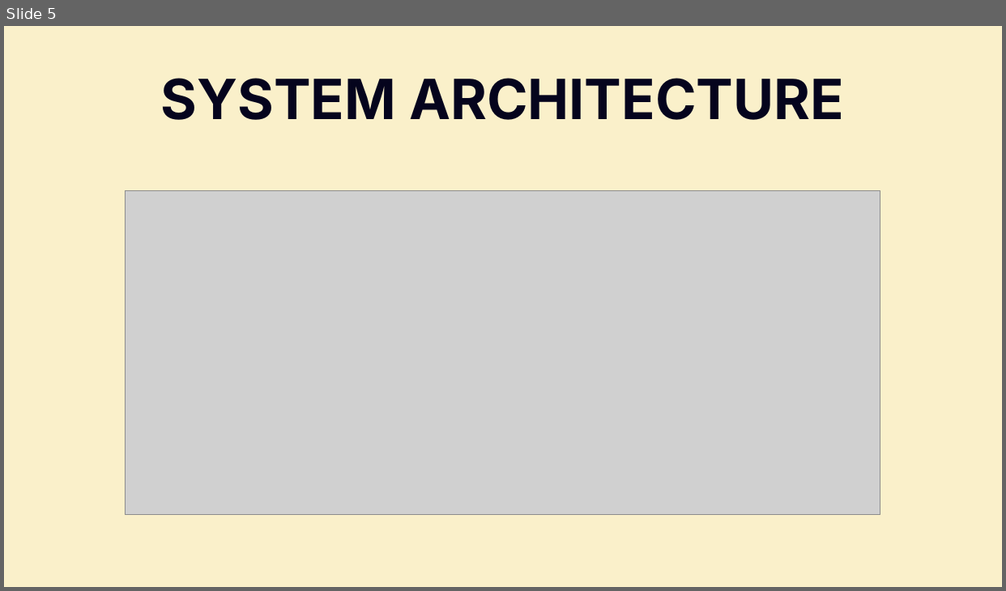
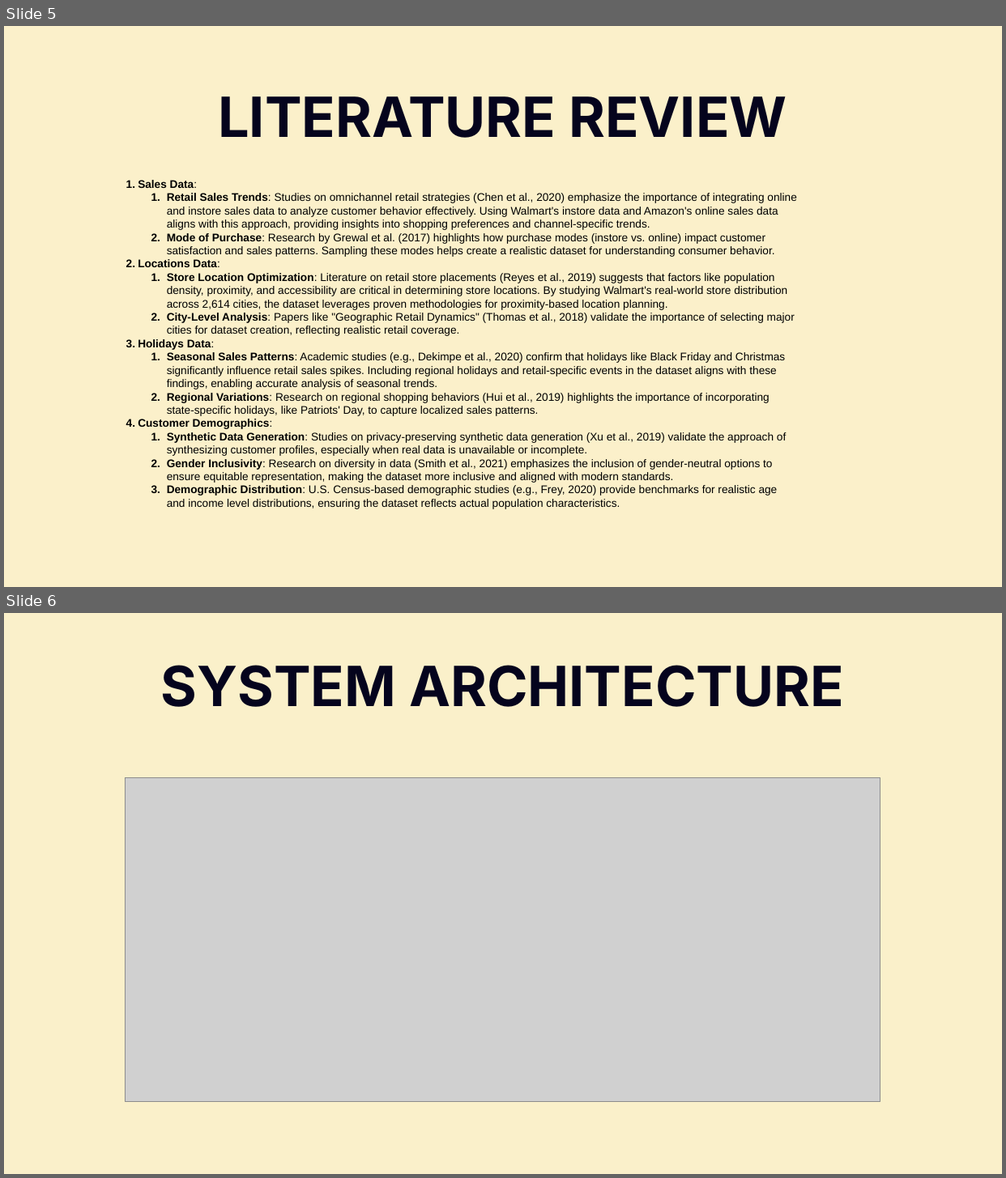
Before and after one commit to nair-j-karthik/DS-5110, a slide deck: Final Presenation DS5110.pptx. Shown one above the other, each under a label of ours: slide 5 before the commit, slides 5 and 6 after it. The pictures are 1006x591 and 1006x1178 pixels, drawn with LibreOffice and Linux fonts; fonts in the diff are those of the drawing; grey boxes stand for pictures. Boxes give left, top, right and bottom in pixels: in the first picture for what was removed or moved away, otherwise in the second. Text is boxed around its words. In the diff, an @@ line names an element or a change of style, - is before the commit and + after.

```diff
--- a/Final Presenation DS5110.pptx
+++ b/Final Presenation DS5110.pptx
@@ slide 5 added at [4, 26, 1002, 587], background #FBF0CA @@
@@ text added at [218, 96, 786, 138], 80 pt, text #05041D, bold @@
+LITERATURE REVIEW
@@ text added at [138, 180, 796, 510], 16 pt, text #000000 @@
+1. Sales Data:
+  1. Retail Sales Trends: Studies on omnichannel retail strategies (Chen et al., 2020) emphasize the importance of integrating online and instore sales data to analyze customer behavior effectively. Using Walmart's instore data and Amazon's online sales data aligns with this approach, providing insights into shopping preferences and channel-specific trends.
+  2. Mode of Purchase: Research by Grewal et al. (2017) highlights how purchase modes (instore vs. online) impact customer satisfaction and sales patterns. Sampling these modes helps create a realistic dataset for understanding consumer behavior.
+2. Locations Data:
+  1. Store Location Optimization: Literature on retail store placements (Reyes et al., 2019) suggests that factors like population density, proximity, and accessibility are critical in determining store locations. By studying Walmart's real-world store distribution across 2,614 cities, the dataset leverages proven methodologies for proximity-based location planning.
+  2. City-Level Analysis: Papers like "Geographic Retail Dynamics" (Thomas et al., 2018) validate the importance of selecting major cities for dataset creation, reflecting realistic retail coverage.
+3. Holidays Data:
+  1. Seasonal Sales Patterns: Academic studies (e.g., Dekimpe et al., 2020) confirm that holidays like Black Friday and Christmas significantly influence retail sales spikes. Including regional holidays and retail-specific events in the dataset aligns with these findings, enabling accurate analysis of seasonal trends.
+  2. Regional Variations: Research on regional shopping behaviors (Hui et al., 2019) highlights the importance of incorporating state-specific holidays, like Patriots' Day, to capture localized sales patterns.
+4. Customer Demographics:
+  1. Synthetic Data Generation: Studies on privacy-preserving synthetic data generation (Xu et al., 2019) validate the approach of synthesizing customer profiles, especially when real data is unavailable or incomplete.
+  2. Gender Inclusivity: Research on diversity in data (Smith et al., 2021) emphasizes the inclusion of gender-neutral options to ensure equitable representation, making the dataset more inclusive and aligned with modern standards.
+  3. Demographic Distribution: U.S. Census-based demographic studies (e.g., Frey, 2020) provide benchmarks for realistic age and income level distributions, ensuring the dataset reflects actual population characteristics.
@@ what was slide 5 is now slide 6 @@
```
Also in this commit, not shown: 3 slides changed, 2 other slides added, 2 slides removed.
